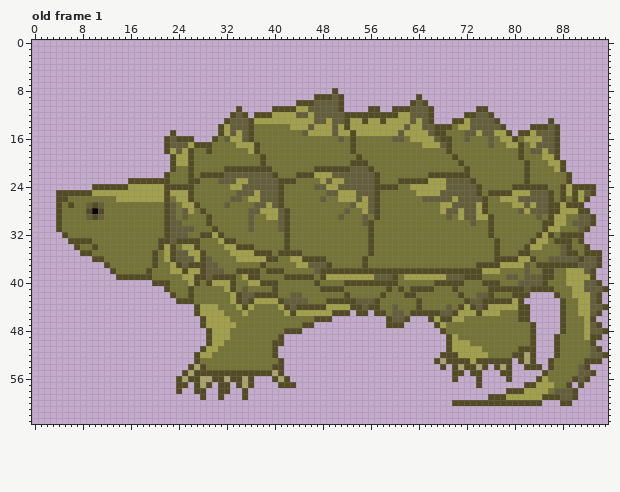
File history of a pixel-art file, assets/art/turtle.aseprite. This is how it looked before the edit.
96x64 pixels, 1 frame. Shown: old frame 1. The commit also changed other frames, which this record leaves out.
The same view after the edit:
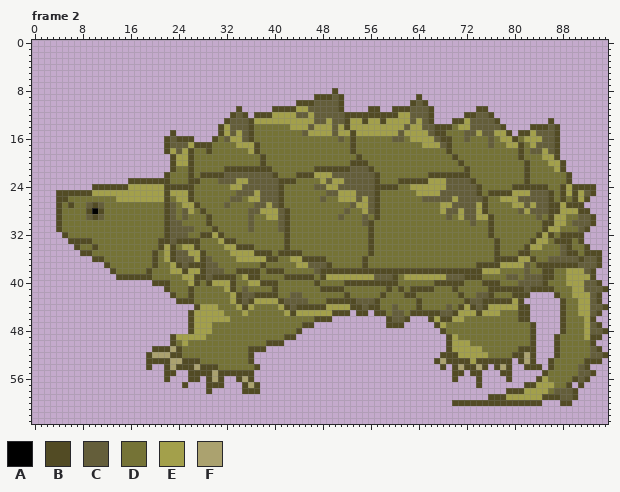
Palette (. is transparent): A #000000  B #524b24  C #645e3a  D #757336  E #a3a04b  F #aba26f
A new or re-ordered frame is compared with the old frame closest to it.
Diff:
frames 1 -> 4
Frame 2 is new; against old frame 1:
y 45: x 26..27 .B -> BE
y 46: x 26..28 ..B -> BEE
y 47: x 26..28 ..B -> BEE; x 30..33 EEEE -> DDDD
y 48: x 26..32 ...BEEE -> BEEEDDD; x 42..43 BB -> DD
y 49: x 23..32 ......BEEE -> BEEEEEDDDD; x 41..43 B.. -> DBB
y 50: x 23..31 ......BEE -> BDEDDDDDD; x 39 D -> B
y 51: x 20..30 ........BEE -> BBBFBDDDDDD; x 36..40 DDDDB -> BBB..
y 52: x 19..29 ........BEE -> BFFFBBDDDDD; x 36..40 DDDDB -> B....
y 53: x 19..26 ........ -> BBBBFFBB; x 36..41 DDDDDB -> B.....
y 54: x 19 . -> B; x 22..25 .... -> BFBB; x 29..30 DD -> BB; x 37..41 DDDBB -> B....
y 55: x 22..23 .. -> BB; x 25..26 BF -> .B; x 30 B -> F; x 37..41 BBBFB -> .....
y 56: x 22 . -> B; x 24..25 BF -> ..; x 28..30 FFB -> .BF; x 32..33 FB -> ..; x 40..42 BFB -> ...
y 57: x 24 B -> .; x 27..28 BF -> ..; x 30 . -> B; x 32 B -> .; x 34..37 BFB. -> .BFB; x 41..43 BBB -> ...
y 58: x 24 B -> .; x 27..29 BB. -> ..B; x 31..32 BB -> ..; x 36..37 .. -> BB
y 59: x 28 B -> .; x 31 B -> .; x 35 B -> .
Changed places in both pictures, as pixel boxes (x1, y1, x2, y2):
changed: (146, 310, 296, 400)
